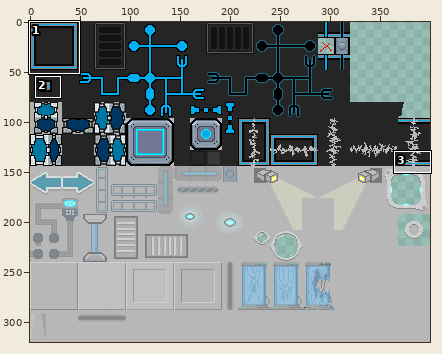
Edited in one commit: sprite sheet (res/tileset.png). Above, an overview of the earlier version with the close-up marked.
Close-up. As it was:
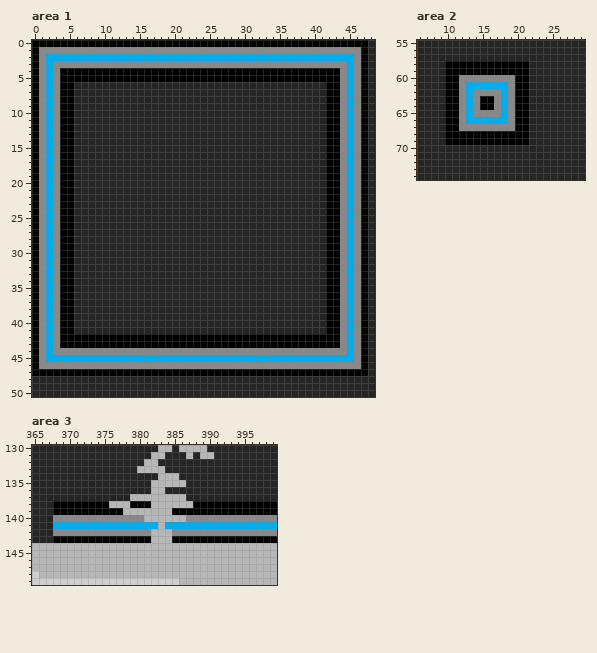
The file is 400x320 pixels. Colours within 5 levels of each other are drawn and written as one. Shown: area 1: x 0..48, y 0..50; area 2: x 6..29, y 55..74; area 3: x 365..399, y 130..149. The commit also changed other parts of the picture, which this record leaves out.
The result:
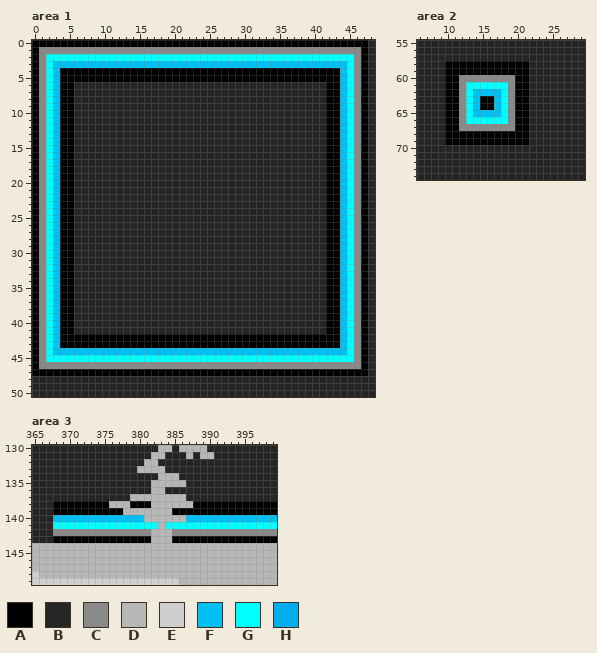
Palette (. is transparent): A #000000  B #252525  C #898989  D #b7b7b7  E #cfcfcf  F #00bff3  G #00ffff  H #00aeef
From old to new:
Changed rows in their new state; - is an unchanged pixel.
Area 1:
first column x 2:
 2 GGGGGGGGGGGGGGGGGGGGGGGGGGGGGGGGGGGGGGGGGGGG
 3 GFFFFFFFFFFFFFFFFFFFFFFFFFFFFFFFFFFFFFFFFFFG
 4 GF----------------------------------------FG
 5 GF----------------------------------------FG
 6 GF----------------------------------------FG
 7 GF----------------------------------------FG
 8 GF----------------------------------------FG
 9 GF----------------------------------------FG
10 GF----------------------------------------FG
11 GF----------------------------------------FG
12 GF----------------------------------------FG
13 GF----------------------------------------FG
14 GF----------------------------------------FG
15 GF----------------------------------------FG
16 GF----------------------------------------FG
17 GF----------------------------------------FG
18 GF----------------------------------------FG
19 GF----------------------------------------FG
20 GF----------------------------------------FG
21 GF----------------------------------------FG
22 GF----------------------------------------FG
23 GF----------------------------------------FG
24 GF----------------------------------------FG
25 GF----------------------------------------FG
26 GF----------------------------------------FG
27 GF----------------------------------------FG
28 GF----------------------------------------FG
29 GF----------------------------------------FG
30 GF----------------------------------------FG
31 GF----------------------------------------FG
32 GF----------------------------------------FG
33 GF----------------------------------------FG
34 GF----------------------------------------FG
35 GF----------------------------------------FG
36 GF----------------------------------------FG
37 GF----------------------------------------FG
38 GF----------------------------------------FG
39 GF----------------------------------------FG
40 GF----------------------------------------FG
41 GF----------------------------------------FG
42 GF----------------------------------------FG
43 GF----------------------------------------FG
44 GFFFFFFFFFFFFFFFFFFFFFFFFFFFFFFFFFFFFFFFFFFG
45 GGGGGGGGGGGGGGGGGGGGGGGGGGGGGGGGGGGGGGGGGGGG
Area 2:
first column x 13:
61 GGGGGG
62 GFFFFG
63 GF--FG
64 GF--FG
65 GFFFFG
66 GGGGGG
Area 3:
first column x 368:
140 FFFFFFFFFFFFF------FFFFFFFFFFFFF
141 GGGGGGGGGGGGGGG-GGGGGGGGGGGGGGGG
Where, in picture pixels (left, top, right, bottom), the same in both close-ups:
changed: (46, 54, 354, 362)
changed: (466, 82, 508, 124)
changed: (53, 515, 277, 529)
